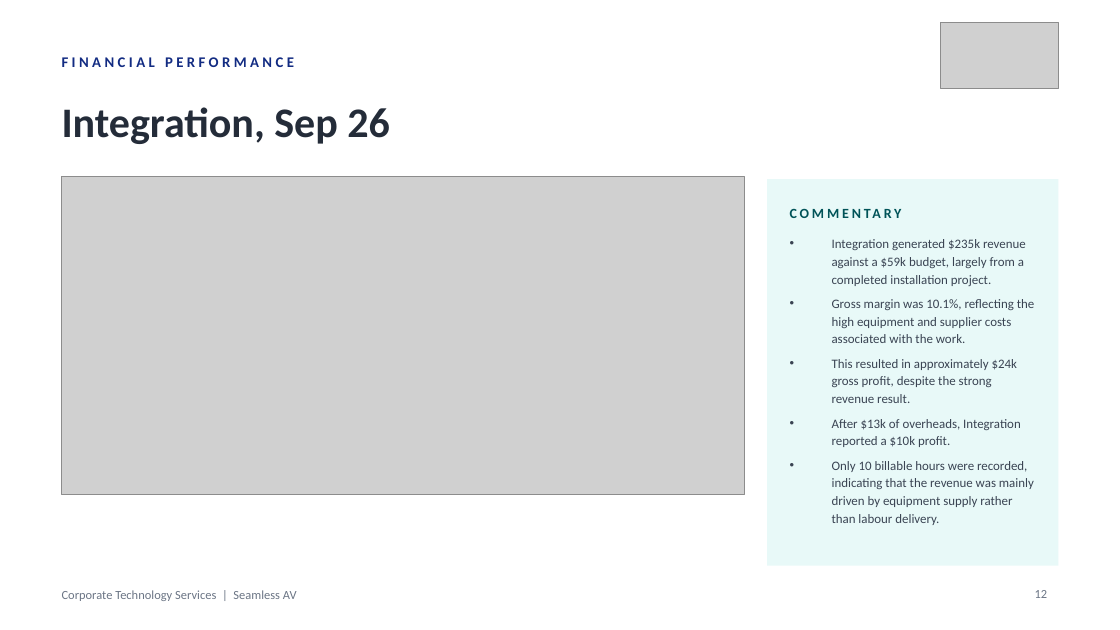
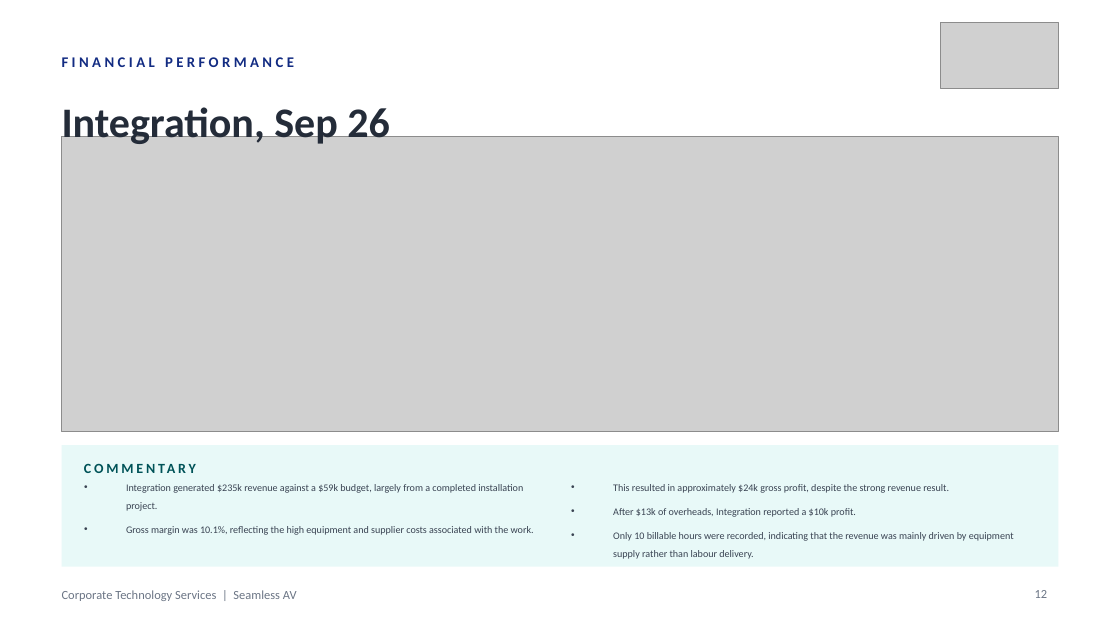
Before and after one commit to WesleyNelson-O33/Claude, a slide deck: slide 12 of deck/CTS Monthly Business Review - 30092026.pptx. Drawn at 1120x630 pixels with LibreOffice and Linux fonts; fonts in the diff are those of the drawing; grey boxes stand for pictures. Boxes give left, top, right and bottom in pixels: in the first picture for what was removed or moved away, otherwise in the second. Text is boxed around its words. In the diff, an @@ line names an element or a change of style, - is before the commit and + after.

```diff
--- a/deck/CTS Monthly Business Review - 30092026.pptx
+++ b/deck/CTS Monthly Business Review - 30092026.pptx
@@ picture: place and size @@
-picture at (62, 177, 745, 495)
+picture at (62, 137, 1058, 432)
@@ text at (832, 239, 1034, 343): paragraphs removed @@
-• Integration generated $235k revenue against a $59k budget, largely from a completed installation project.
-• Gross margin was 10.1%, reflecting the high equipment and supplier costs associated with the work.
@@ rectangle: place and size @@
-rectangle at (767, 179, 1058, 566)
+rectangle at (62, 446, 1058, 567)
@@ text "COMMENTARY" rewrapped from (790, 199, 1036, 227) to (84, 455, 420, 483) @@
@@ text "This resulted in approximately $24k ...": place and size @@
-text "This resulted in approximately $24k ..." at (832, 239, 1034, 525)
+text "This resulted in approximately $24k ..." at (613, 484, 1014, 559)
@@ text "This resulted in approximately $24k ..." at (613, 484, 1014, 559): size 8.3 to 6.5 pt @@
@@ text added at (126, 484, 534, 535), 6.5 pt, text #3A4453 @@
+• Integration generated $235k revenue against a $59k budget, largely from a completed installation project.
+• Gross margin was 10.1%, reflecting the high equipment and supplier costs associated with the work.
```
Also in this commit, not shown: 6 other slides changed, 1 other file.
